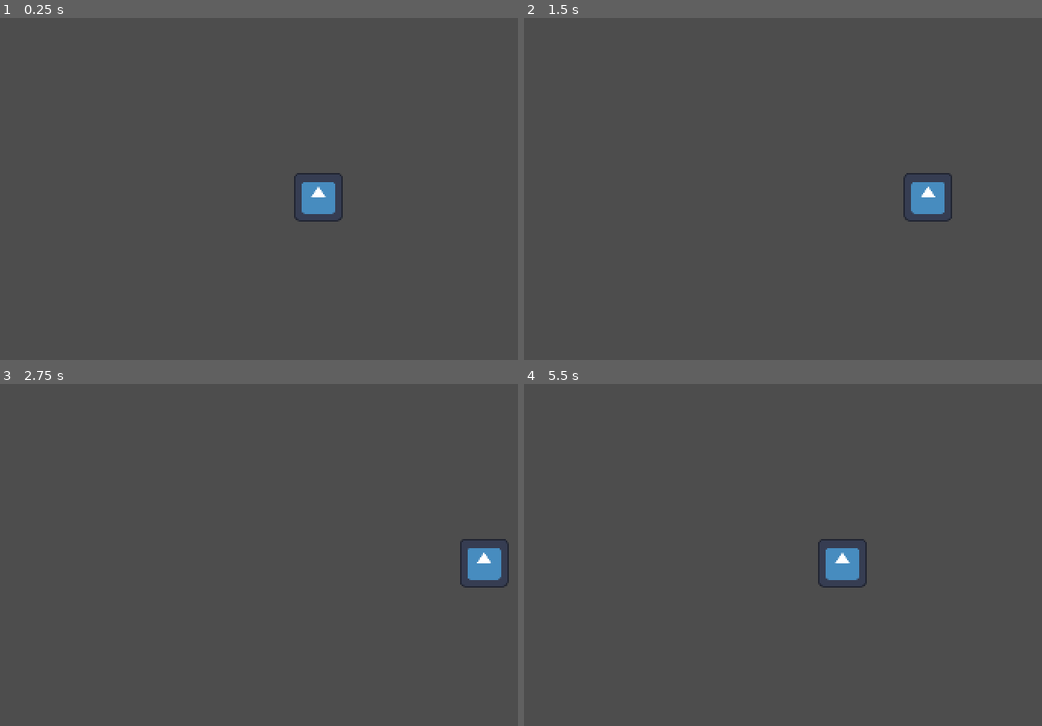
Above: before the commit, frames 1-4 (two rows, left to right).
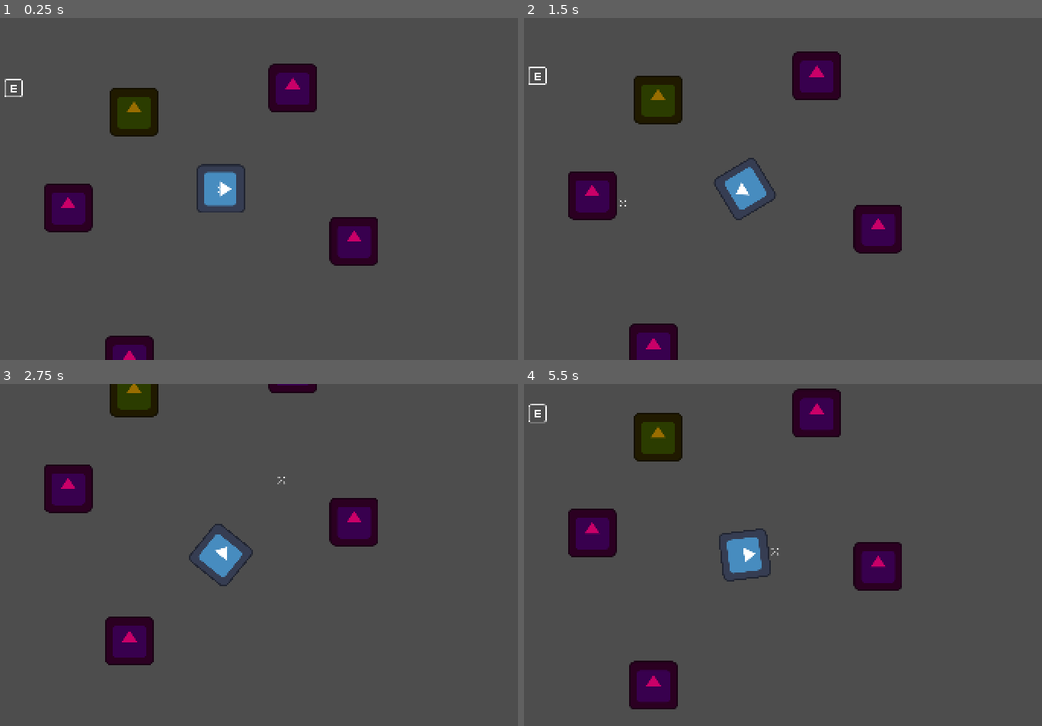
Above: after the commit, the same moments.

Repository: SwPGameDev/GMTK2026-Countdown
Game: Godot game, scene res://Scenes/level_root.tscn
Two runs of this game, one before a commit and one after it. Both use one fixed random seed, a clock stepped at 60 frames per second and the inputs below. The project has no main scene, so this scene is started directly. The engine's default icon, where the game draws it, is replaced by a stand-in: a white triangle on a blue panel in a dark square.
Inputs (mouse positions are in pixels of both pictures, inside the frame that each line leads up to):
- Up to frame 1 (0.25 s): no input
- Up to frame 2 (1.5 s): tap Enter at 0.5 s; move the mouse to (881, 171) at 0.52 s; hold Right (ui_right) 0.53-1.28 s; click (881, 171) at 0.6 s; move the mouse to (622, 206) at 1.27 s; hold S (move_down, bound only after the commit) from 1.28 s (still down); click (622, 206) at 1.35 s
- Up to frame 3 (2.75 s): move the mouse to (279, 479) at 2.02 s; release S (move_down, bound only after the commit) at 2.03 s; hold Right (ui_right) from 2.03 s (still down); click (279, 479) at 2.1 s
- Up to frame 4 (5.5 s): move the mouse to (715, 623) at 2.77 s; release Right (ui_right) at 2.78 s; hold W (move_up, bound only after the commit) 2.78-3.53 s; click (715, 623) at 2.85 s; move the mouse to (928, 606) at 3.52 s; hold Left (ui_left) 3.53-5.03 s; click (928, 606) at 3.6 s; tap Escape (pause, bound only after the commit) at 4.15 s; move the mouse to (560, 503) at 4.27 s; click (560, 503) at 4.35 s; move the mouse to (777, 555) at 5.02 s; hold S (move_down, bound only after the commit) from 5.03 s (still down); click (777, 555) at 5.1 s

The runs differ from the first frame. In frame 1, 7.6% of the frame differs, in the area x 0-73%, y 13-100%; in frame 2, 7.9%; in frame 3, 6.7%; in frame 4, 8.1%, in the area x 0-73%, y 1-96%.

Commit message:
Player can move and collide with physics objects

Diff:
--- a/Characters/Player/player_behavior.gd
+++ b/Characters/Player/player_behavior.gd
@@ -1,18 +1,8 @@
-extends CharacterBody2D
+extends RigidBody2D
+
+@export var max_hp : float = 12
+var current_hp : float
 
 
-const SPEED = 300.0
-const JUMP_VELOCITY = -400.0
-
-
-func _physics_process(delta: float) -> void:
-
-	# Get the input direction and handle the movement/deceleration.
-	# As good practice, you should replace UI actions with custom gameplay actions.
-	var direction := Input.get_axis("ui_left", "ui_right")
-	if direction:
-		velocity.x = direction * SPEED
-	else:
-		velocity.x = move_toward(velocity.x, 0, SPEED)
-
-	move_and_slide()
+func _ready() -> void:
+	current_hp = max_hp
--- /dev/null
+++ b/Characters/Player/player_combat.gd
@@ -0,0 +1,55 @@
+extends Node
+
+var mouse_pos : Vector2
+var click_pos : Vector2
+
+@export var cam : Camera2D
+
+@export var cursor_sprite : Sprite2D
+@export var white_texture : CompressedTexture2D
+@export var gray_texture : CompressedTexture2D
+
+@export var hurtbox : Area2D
+var hit_force : float = 2500
+
+@export var player_sprite : Sprite2D
+@export var rotation_speed : float = TAU * 2
+@export var rotation_offset : float = 90 ## Degrees
+
+func _ready() -> void:
+	Input.mouse_mode = Input.MOUSE_MODE_CONFINED_HIDDEN
+
+func _process(delta: float) -> void:
+	mouse_pos = cam.get_global_mouse_position()
+
+	var mouse_dir : Vector2 = (mouse_pos - player_sprite.global_position).normalized()
+	player_sprite.rotation = rotate_toward(
+		player_sprite.rotation,
+		mouse_dir.angle() + deg_to_rad(rotation_offset),
+		rotation_speed * delta)
+
+	cursor_sprite.global_position = mouse_pos
+
+	if Input.is_action_just_pressed("attack") :
+		click_pos = get_viewport().get_mouse_position()
+		cursor_sprite.texture = gray_texture
+
+		var hit_bodies : Array[Node2D] = hurtbox.get_overlapping_bodies()
+		if not hit_bodies.is_empty() :
+			for bod in hit_bodies :
+				print(bod.name)
+				if bod is RigidBody2D :
+					print("WEOW")
+					var dir : Vector2 = (bod.global_position - player_sprite.global_position).normalized()
+					bod.apply_impulse(dir * hit_force)
+
+	if Input.is_action_just_released("attack") :
+		cursor_sprite.texture = white_texture
+
+
+
+	if Input.is_action_just_pressed("pause") :
+		if Input.mouse_mode == Input.MOUSE_MODE_CONFINED_HIDDEN :
+			Input.mouse_mode = Input.MOUSE_MODE_VISIBLE
+		elif Input.mouse_mode == Input.MOUSE_MODE_VISIBLE :
+			Input.mouse_mode = Input.MOUSE_MODE_CONFINED_HIDDEN
--- /dev/null
+++ b/Characters/Player/player_movement.gd
@@ -0,0 +1,23 @@
+extends Node
+
+@export var rb : RigidBody2D
+
+@export var move_speed : float = 50
+@export var acceleration : float = 5
+@export var deceleration : float = 5
+
+var horizontal_input : float
+var vertical_input : float
+var input_vector : Vector2
+
+func _process(_delta: float) -> void:
+	horizontal_input = Input.get_axis("move_left", "move_right")
+	vertical_input = Input.get_axis("move_up", "move_down")
+
+	input_vector = Vector2(horizontal_input, vertical_input).normalized()
+
+func _physics_process(delta: float) -> void:
+	if input_vector != Vector2.ZERO:
+		rb.linear_velocity = rb.linear_velocity.move_toward(input_vector * move_speed, acceleration * delta)
+	else:
+		rb.linear_velocity = rb.linear_velocity.move_toward(Vector2.ZERO, deceleration * delta)
--- a/Scenes/level_root.tscn
+++ b/Scenes/level_root.tscn
@@ -2,23 +2,128 @@
 
 [ext_resource type="Script" uid="uid://b3igsuhey1did" path="res://Characters/Player/player_behavior.gd" id="1_1d17y"]
 [ext_resource type="Texture2D" uid="uid://bultyjmo7wo2v" path="res://icon.svg" id="1_a65vn"]
+[ext_resource type="Script" uid="uid://bq1ferc7lbf0i" path="res://Characters/Player/player_movement.gd" id="2_qk2tg"]
+[ext_resource type="Script" uid="uid://c8u885x5g3eet" path="res://Characters/Player/player_combat.gd" id="3_xu20g"]
+[ext_resource type="Texture2D" uid="uid://criepnx1jb55g" path="res://Assets/Art/keyboard-&-mouse_sheet_default.png" id="4_d0c8c"]
+[ext_resource type="Texture2D" uid="uid://dvyx0jdm43rhm" path="res://Assets/Art/crosshairs_tilesheet_white.png" id="4_dl1xj"]
+[ext_resource type="Texture2D" uid="uid://bb7rm257km35w" path="res://Assets/Art/crosshairs_tilesheet_black.png" id="5_dlk3h"]
 
 [sub_resource type="CircleShape2D" id="CircleShape2D_mecyt"]
 radius = 64.0
 
+[sub_resource type="RectangleShape2D" id="RectangleShape2D_2ov11"]
+size = Vector2(128, 128)
+
+[sub_resource type="PhysicsMaterial" id="PhysicsMaterial_qk2tg"]
+
 [node name="LevelRoot" type="Node2D" unique_id=656589481]
 
-[node name="Player" type="CharacterBody2D" parent="." unique_id=1970055625]
-position = Vector2(1056, 471)
-motion_mode = 1
+[node name="Player" type="RigidBody2D" parent="." unique_id=1156913171]
+physics_interpolation_mode = 1
+gravity_scale = 0.0
+lock_rotation = true
 script = ExtResource("1_1d17y")
 
-[node name="Movement" type="Node" parent="Player" unique_id=991118580]
+[node name="Movement" type="Node" parent="Player" unique_id=991118580 node_paths=PackedStringArray("rb")]
+script = ExtResource("2_qk2tg")
+rb = NodePath("..")
+move_speed = 300.0
+acceleration = 3000.0
+deceleration = 3000.0
 
-[node name="Combat" type="Node" parent="Player" unique_id=735056569]
+[node name="Combat" type="Node" parent="Player" unique_id=735056569 node_paths=PackedStringArray("cam", "cursor_sprite", "hurtbox", "player_sprite")]
+script = ExtResource("3_xu20g")
+cam = NodePath("../Camera2D")
+cursor_sprite = NodePath("Cursor")
+white_texture = ExtResource("4_dl1xj")
+gray_texture = ExtResource("5_dlk3h")
+hurtbox = NodePath("../PlayerSprite/HurtBox")
+player_sprite = NodePath("../PlayerSprite")
+
+[node name="Cursor" type="Sprite2D" parent="Player/Combat" unique_id=110097773]
+texture = ExtResource("4_dl1xj")
+hframes = 20
+vframes = 10
+frame = 148
+
+[node name="Prompt" type="Node" parent="Player" unique_id=1404095149]
+
+[node name="GrabPrompt" type="Sprite2D" parent="Player/Prompt" unique_id=1819691387]
+position = Vector2(-545, -265)
+texture = ExtResource("4_d0c8c")
+hframes = 17
+vframes = 16
+frame = 176
 
 [node name="PlayerSprite" type="Sprite2D" parent="Player" unique_id=1220173425]
 texture = ExtResource("1_a65vn")
 
-[node name="CollisionShape2D" type="CollisionShape2D" parent="Player" unique_id=1501611355]
+[node name="HurtBox" type="Area2D" parent="Player/PlayerSprite" unique_id=1099576007]
+
+[node name="CollisionPolygon2D" type="CollisionPolygon2D" parent="Player/PlayerSprite/HurtBox" unique_id=1474303716]
+polygon = PackedVector2Array(32, -128, -32, -128, -55, -69, 55, -69)
+
+[node name="collider" type="CollisionShape2D" parent="Player" unique_id=1501611355]
 shape = SubResource("CircleShape2D_mecyt")
+
+[node name="Camera2D" type="Camera2D" parent="Player" unique_id=1480441368]
+
+[node name="Props" type="Node2D" parent="." unique_id=201667220]
+
+[node name="Obstacles" type="Node2D" parent="Props" unique_id=1017225569]
+
+[node name="Obstacle" type="StaticBody2D" parent="Props/Obstacles" unique_id=1857685115]
+position = Vector2(189, -265)
+
+[node name="ob-sprite" type="Sprite2D" parent="Props/Obstacles/Obstacle" unique_id=420120692]
+modulate = Color(0.78986216, 1.4439226e-07, 0.4080256, 1)
+texture = ExtResource("1_a65vn")
+
+[node name="CollisionShape2D" type="CollisionShape2D" parent="Props/Obstacles/Obstacle" unique_id=1177818472]
+shape = SubResource("RectangleShape2D_2ov11")
+
+[node name="Obstacle2" type="StaticBody2D" parent="Props/Obstacles" unique_id=1391684545]
+position = Vector2(350, 137)
+
+[node name="ob-sprite" type="Sprite2D" parent="Props/Obstacles/Obstacle2" unique_id=652658127]
+modulate = Color(0.78986216, 1.4439226e-07, 0.4080256, 1)
+texture = ExtResource("1_a65vn")
+
+[node name="CollisionShape2D" type="CollisionShape2D" parent="Props/Obstacles/Obstacle2" unique_id=169132536]
+shape = SubResource("RectangleShape2D_2ov11")
+
+[node name="Obstacle3" type="StaticBody2D" parent="Props/Obstacles" unique_id=1159407987]
+position = Vector2(-401, 49)
+
+[node name="ob-sprite" type="Sprite2D" parent="Props/Obstacles/Obstacle3" unique_id=1834390310]
+modulate = Color(0.78986216, 1.4439226e-07, 0.4080256, 1)
+texture = ExtResource("1_a65vn")
+
+[node name="CollisionShape2D" type="CollisionShape2D" parent="Props/Obstacles/Obstacle3" unique_id=1495811204]
+shape = SubResource("RectangleShape2D_2ov11")
+
+[node name="Obstacle4" type="StaticBody2D" parent="Props/Obstacles" unique_id=515743923]
+position = Vector2(-240, 451)
+
+[node name="ob-sprite" type="Sprite2D" parent="Props/Obstacles/Obstacle4" unique_id=335934570]
+modulate = Color(0.78986216, 1.4439226e-07, 0.4080256, 1)
+texture = ExtResource("1_a65vn")
+
+[node name="CollisionShape2D" type="CollisionShape2D" parent="Props/Obstacles/Obstacle4" unique_id=49548214]
+shape = SubResource("RectangleShape2D_2ov11")
+
+[node name="Moveables" type="Node2D" parent="Props" unique_id=2006215085]
+
+[node name="Box" type="RigidBody2D" parent="Props/Moveables" unique_id=471074581]
+position = Vector2(-228, -203)
+mass = 10.0
+physics_material_override = SubResource("PhysicsMaterial_qk2tg")
+gravity_scale = 0.0
+linear_damp = 10.0
+
+[node name="ob-sprite" type="Sprite2D" parent="Props/Moveables/Box" unique_id=398355801]
+modulate = Color(0.60044956, 0.4291903, 4.813075e-07, 1)
+texture = ExtResource("1_a65vn")
+
+[node name="CollisionShape2D" type="CollisionShape2D" parent="Props/Moveables/Box" unique_id=2030109902]
+shape = SubResource("RectangleShape2D_2ov11")
--- /dev/null
+++ b/Utility/billboard.gd
@@ -0,0 +1,12 @@
+extends Node3D
+
+@export var cam : Camera3D
+
+
+func _ready() -> void:
+	cam = get_viewport().get_camera_3d()
+
+
+func _process(_delta: float) -> void:
+	look_at(global_position + cam.global_basis * Vector3.FORWARD, cam.global_basis * Vector3.UP)
+	#DebugDraw.draw_line_relative_pointy(global_position, cam.global_basis * Vector3.FORWARD)
--- /dev/null
+++ b/Utility/debug_draw.gd
@@ -0,0 +1,75 @@
+extends Node
+
+@onready var draw_debug: MeshInstance3D = $MeshInstance3D
+
+
+func _physics_process(_delta: float) -> void:
+	if draw_debug.mesh is ImmediateMesh:
+		draw_debug.mesh.clear_surfaces()
+
+func draw_line_relative_thick(point_a: Vector3, point_b: Vector3, thickness: float = 2, color: Color = Color.RED):
+	point_b = point_a + point_b
+
+	if point_a.is_equal_approx(point_b):
+		return
+
+	if draw_debug.mesh is ImmediateMesh:
+		draw_debug.mesh.surface_begin(Mesh.PRIMITIVE_TRIANGLE_STRIP)
+		draw_debug.mesh.surface_set_color(color)
+
+		var scale_factor := 100.0
+
+		var dir := point_a.direction_to(point_b)
+		var EPISILON = 0.00001
+
+		var normal := Vector3(-dir.y, dir.x, 0).normalized() \
+			if (abs(dir.x) + abs(dir.y) > EPISILON) \
+			else Vector3(0, -dir.z, dir.y).normalized()
+		normal *= thickness / scale_factor
+
+		var verticies_stirp_order = [4, 5, 0, 1, 2, 5, 6, 4, 7, 0, 3, 2, 7, 6]
+		var local_B = (point_b - point_a)
+
+		for v in range(14):
+			var vertex = normal if \
+				verticies_stirp_order[v] < 4 else \
+				normal + local_B
+			var final_vert = vertex.rotated(dir,
+				PI * (0.5 * (verticies_stirp_order[v] % 4 + 0.25)))
+			final_vert += point_a
+			draw_debug.mesh.surface_add_vertex(final_vert)
+		draw_debug.mesh.surface_end()
+
+
+func draw_line_relative_pointy(point_a: Vector3, point_b: Vector3, thickness: float = 2, color: Color = Color.RED):
+	point_b = point_a + point_b
+
+	if point_a.is_equal_approx(point_b):
+		return
+
+	if draw_debug.mesh is ImmediateMesh:
+		draw_debug.mesh.surface_begin(Mesh.PRIMITIVE_TRIANGLE_STRIP)
+		draw_debug.mesh.surface_set_color(color)
+
+		var scale_factor := 100.0
+
+		var dir := point_a.direction_to(point_b)
+		var EPISILON = 0.00001
+
+		var normal := Vector3(-dir.y, dir.x, 0).normalized() \
+			if (abs(dir.x) + abs(dir.y) > EPISILON) \
+			else Vector3(0, -dir.z, dir.y).normalized()
+		normal *= thickness / scale_factor
+
+		var verticies_stirp_order = [4, 5, 0, 1, 2, 5, 6, 4, 7, 0, 3, 2, 7, 6]
+		var local_B = (point_b - point_a)
+
+		for v in range(14):
+			var vertex = normal if \
+				verticies_stirp_order[v] < 4 else \
+				normal / 3.0 + local_B
+			var final_vert = vertex.rotated(dir,
+				PI * (0.5 * (verticies_stirp_order[v] % 4 + 0.25)))
+			final_vert += point_a
+			draw_debug.mesh.surface_add_vertex(final_vert)
+		draw_debug.mesh.surface_end()
--- /dev/null
+++ b/Utility/debug_draw.tscn
@@ -0,0 +1,21 @@
+[gd_scene format=3 uid="uid://d13ns8beco012"]
+
+[ext_resource type="Script" uid="uid://b4w0g0g37ovmw" path="res://Utility/debug_draw.gd" id="1_x5bt0"]
+
+[sub_resource type="StandardMaterial3D" id="StandardMaterial3D_5ymk8"]
+no_depth_test = true
+depth_test = 1
+shading_mode = 0
+vertex_color_use_as_albedo = true
+albedo_color = Color(0.69799274, 0.69799274, 0.69799274, 1)
+
+[sub_resource type="ImmediateMesh" id="ImmediateMesh_4mnpp"]
+
+[node name="DebugDraw" type="Node" unique_id=1170096004]
+script = ExtResource("1_x5bt0")
+
+[node name="MeshInstance3D" type="MeshInstance3D" parent="." unique_id=277535793]
+material_override = SubResource("StandardMaterial3D_5ymk8")
+cast_shadow = 0
+ignore_occlusion_culling = true
+mesh = SubResource("ImmediateMesh_4mnpp")
--- /dev/null
+++ b/Utility/utility_2D.gd
@@ -0,0 +1,41 @@
+extends Node2D
+
+var physics_space : PhysicsDirectSpaceState2D # Needs to be updated when things are moved
+
+func DoRayCast(origin : Vector2, end : Vector2, length : float, can_collide_with_areas : bool, exclude_col : CollisionObject2D) -> Dictionary :
+	physics_space = get_world_2d().direct_space_state
+	var result : Dictionary
+	var query = PhysicsRayQueryParameters2D.create(origin, end * length)
+	query.collide_with_areas = can_collide_with_areas
+	query.exclude = [exclude_col]
+	result = physics_space.intersect_ray(query)
+
+	return result
+
+func MouseViewPortRayCast(ray_length : float = 1000, collision_mask : int = 4294967295) -> Dictionary :
+	physics_space = get_world_2d().direct_space_state
+	var mousepos = get_viewport().get_mouse_position()
+	var origin = get_viewport().get_camera_2d().project_ray_origin(mousepos)
+	var end = origin + get_viewport().get_camera_2d().project_ray_normal(mousepos) * ray_length
+	var query = PhysicsRayQueryParameters2D.create(origin, end, collision_mask)
+	query.collide_with_areas = false
+
+	var result = physics_space.intersect_ray(query)
+
+	return result
+
+func TryCircleCast(pos : Vector2, radius : float, max_results : int, collision_mask : int = 4294967295) -> Array[Dictionary] :
+	physics_space = get_world_2d().direct_space_state
+	var shape_rid = PhysicsServer2D.circle_shape_create()
+	PhysicsServer2D.shape_set_data(shape_rid, radius)
+
+	var params = PhysicsShapeQueryParameters2D.new()
+	params.shape_rid = shape_rid
+	params.transform.origin = pos
+	params.collision_mask = collision_mask
+
+	var result = physics_space.intersect_shape(params, max_results)
+
+	PhysicsServer2D.free_rid(shape_rid)
+
+	return result
--- /dev/null
+++ b/Utility/utility_3D.gd
@@ -0,0 +1,41 @@
+extends Node3D
+
+var physics_space : PhysicsDirectSpaceState3D # Needs to be updated when things are moved
+
+func DoRayCast(origin : Vector3, end : Vector3, length : float, can_collide_with_areas : bool, exclude_col : CollisionObject3D) -> Dictionary :
+	physics_space = get_world_3d().direct_space_state
+	var result : Dictionary
+	var query = PhysicsRayQueryParameters3D.create(origin, end * length)
+	query.collide_with_areas = can_collide_with_areas
+	query.exclude = [exclude_col]
+	result = physics_space.intersect_ray(query)
+
+	return result
+
+func MouseViewPortRayCast(ray_length : float = 1000, collision_mask : int = 4294967295) -> Dictionary :
+	physics_space = get_world_3d().direct_space_state
+	var mousepos = get_viewport().get_mouse_position()
+	var origin = get_viewport().get_camera_3d().project_ray_origin(mousepos)
+	var end = origin + get_viewport().get_camera_3d().project_ray_normal(mousepos) * ray_length
+	var query = PhysicsRayQueryParameters3D.create(origin, end, collision_mask)
+	query.collide_with_areas = false
+
+	var result = physics_space.intersect_ray(query)
+
+	return result
+
+func TrySphereCast(pos : Vector3, radius : float, max_results : int, collision_mask : int = 4294967295) -> Array[Dictionary] :
+	physics_space = get_world_3d().direct_space_state
+	var shape_rid = PhysicsServer3D.sphere_shape_create()
+	PhysicsServer3D.shape_set_data(shape_rid, radius)
+
+	var params = PhysicsShapeQueryParameters3D.new()
+	params.shape_rid = shape_rid
+	params.transform.origin = pos
+	params.collision_mask = collision_mask
+
+	var result = physics_space.intersect_shape(params, max_results)
+
+	PhysicsServer3D.free_rid(shape_rid)
+
+	return result
--- a/project.godot
+++ b/project.godot
@@ -14,6 +14,11 @@
 config/features=PackedStringArray("4.7", "GL Compatibility")
 config/icon="res://icon.svg"
 
+[autoload]
+
+Utility2d="*uid://0s08pu2vpbuk"
+Utility3d="*uid://d0k1p0kxqhpg6"
+
 [display]
 
 window/size/viewport_width=1600
@@ -21,9 +26,43 @@
 window/stretch/mode="canvas_items"
 window/stretch/aspect="expand"
 
+[input]
+
+move_up={
+"deadzone": 0.2,
+"events": [Object(InputEventKey,"resource_local_to_scene":false,"resource_name":"","device":-1,"window_id":0,"alt_pressed":false,"shift_pressed":false,"ctrl_pressed":false,"meta_pressed":false,"pressed":false,"keycode":0,"physical_keycode":87,"key_label":0,"unicode":119,"location":0,"echo":false,"script":null)
+]
+}
+move_right={
+"deadzone": 0.2,
+"events": [Object(InputEventKey,"resource_local_to_scene":false,"resource_name":"","device":-1,"window_id":0,"alt_pressed":false,"shift_pressed":false,"ctrl_pressed":false,"meta_pressed":false,"pressed":false,"keycode":0,"physical_keycode":68,"key_label":0,"unicode":100,"location":0,"echo":false,"script":null)
+]
+}
+move_down={
+"deadzone": 0.2,
+"events": [Object(InputEventKey,"resource_local_to_scene":false,"resource_name":"","device":-1,"window_id":0,"alt_pressed":false,"shift_pressed":false,"ctrl_pressed":false,"meta_pressed":false,"pressed":false,"keycode":0,"physical_keycode":83,"key_label":0,"unicode":115,"location":0,"echo":false,"script":null)
+]
+}
+move_left={
+"deadzone": 0.2,
+"events": [Object(InputEventKey,"resource_local_to_scene":false,"resource_name":"","device":-1,"window_id":0,"alt_pressed":false,"shift_pressed":false,"ctrl_pressed":false,"meta_pressed":false,"pressed":false,"keycode":0,"physical_keycode":65,"key_label":0,"unicode":97,"location":0,"echo":false,"script":null)
+]
+}
+attack={
+"deadzone": 0.2,
+"events": [Object(InputEventMouseButton,"resource_local_to_scene":false,"resource_name":"","device":-1,"window_id":0,"alt_pressed":false,"shift_pressed":false,"ctrl_pressed":false,"meta_pressed":false,"button_mask":1,"position":Vector2(110, 11),"global_position":Vector2(122, 71),"factor":1.0,"button_index":1,"canceled":false,"pressed":true,"double_click":false,"script":null)
+]
+}
+pause={
+"deadzone": 0.2,
+"events": [Object(InputEventKey,"resource_local_to_scene":false,"resource_name":"","device":-1,"window_id":0,"alt_pressed":false,"shift_pressed":false,"ctrl_pressed":false,"meta_pressed":false,"pressed":false,"keycode":0,"physical_keycode":4194305,"key_label":0,"unicode":0,"location":0,"echo":false,"script":null)
+]
+}
+
 [physics]
 
 3d/physics_engine="Jolt Physics"
+common/physics_interpolation=true
 
 [rendering]
 
Binary file added: Assets/Art/crosshairs_tilesheet_black.png
Not shown, added: Assets/Art/crosshairs_tilesheet_black.png.import
Binary file added: Assets/Art/crosshairs_tilesheet_white.png
Not shown, added: Assets/Art/crosshairs_tilesheet_white.png.import
Binary file added: Assets/Art/keyboard-&-mouse_sheet_default.png
Not shown, added: Assets/Art/keyboard-&-mouse_sheet_default.png.import
Not shown, added: Characters/Player/player_combat.gd.uid
Not shown, added: Characters/Player/player_movement.gd.uid
Not shown, added: Utility/billboard.gd.uid
Not shown, added: Utility/debug_draw.gd.uid
Not shown, added: Utility/utility_2D.gd.uid
Not shown, added: Utility/utility_3D.gd.uid
